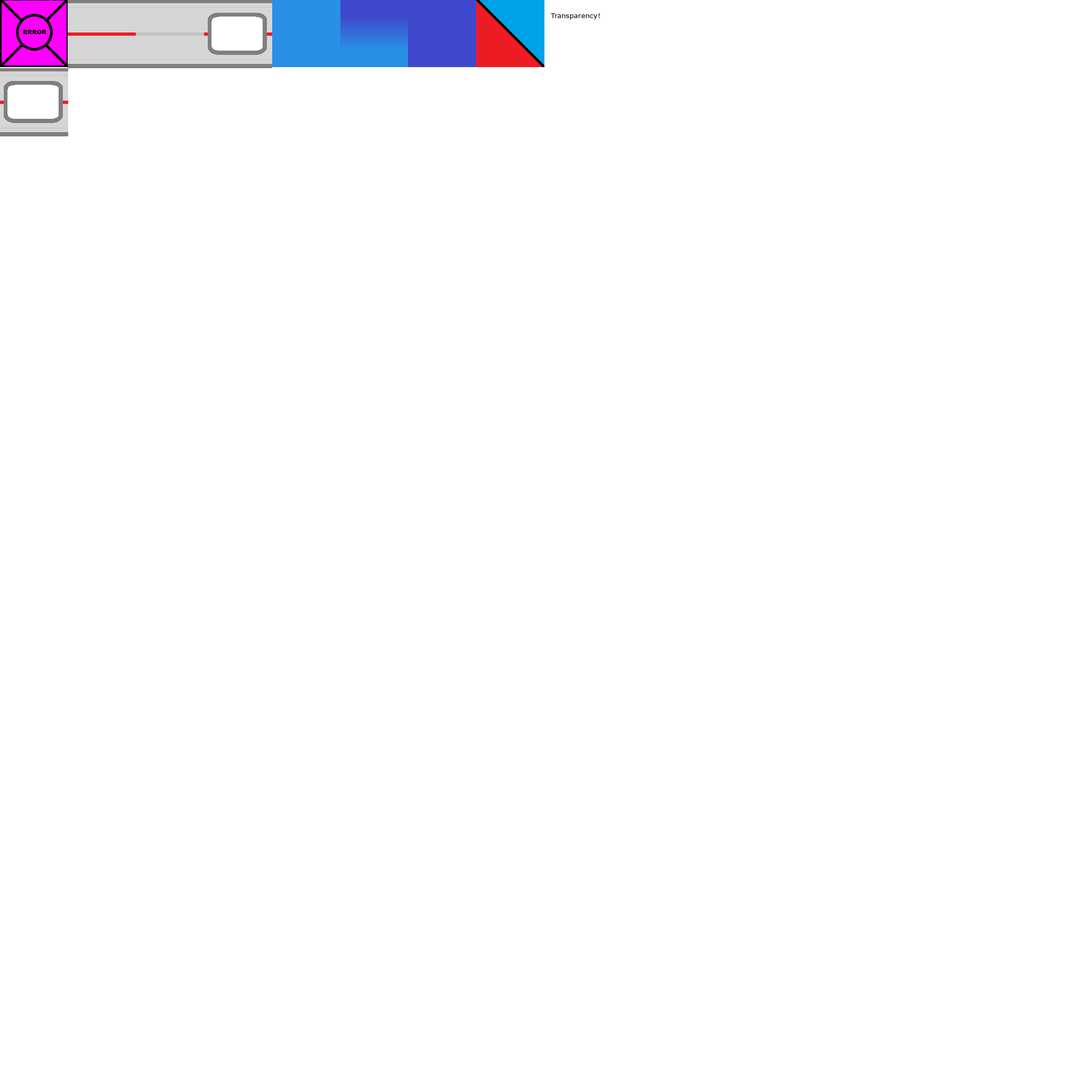
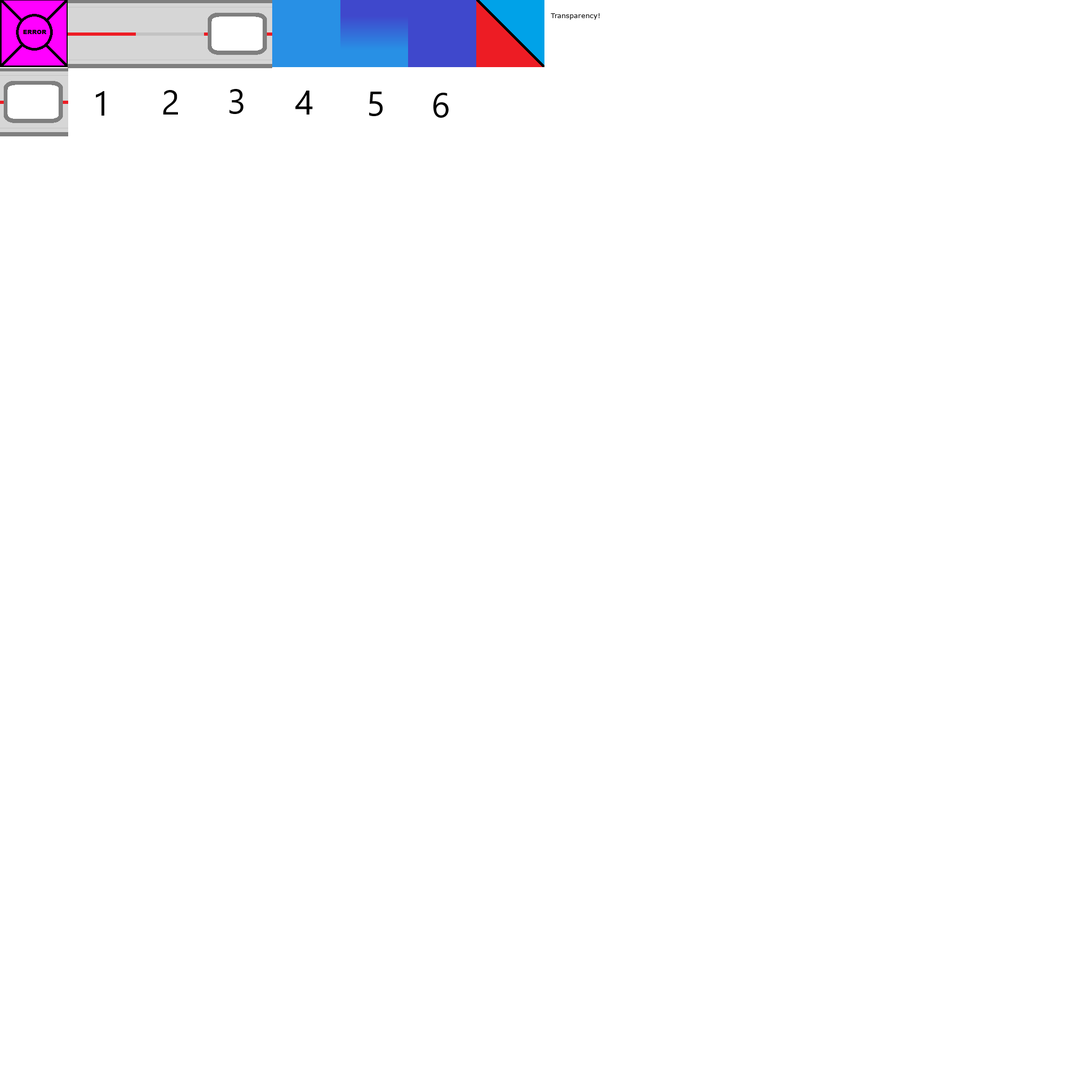
Two versions of the same layered image (1091×1091). Layer-by-layer changes:
painted on "Pasted Layer #2" over [95, 89, 449, 118]
painted on "Pasted Layer #1" over [95, 89, 384, 117]
